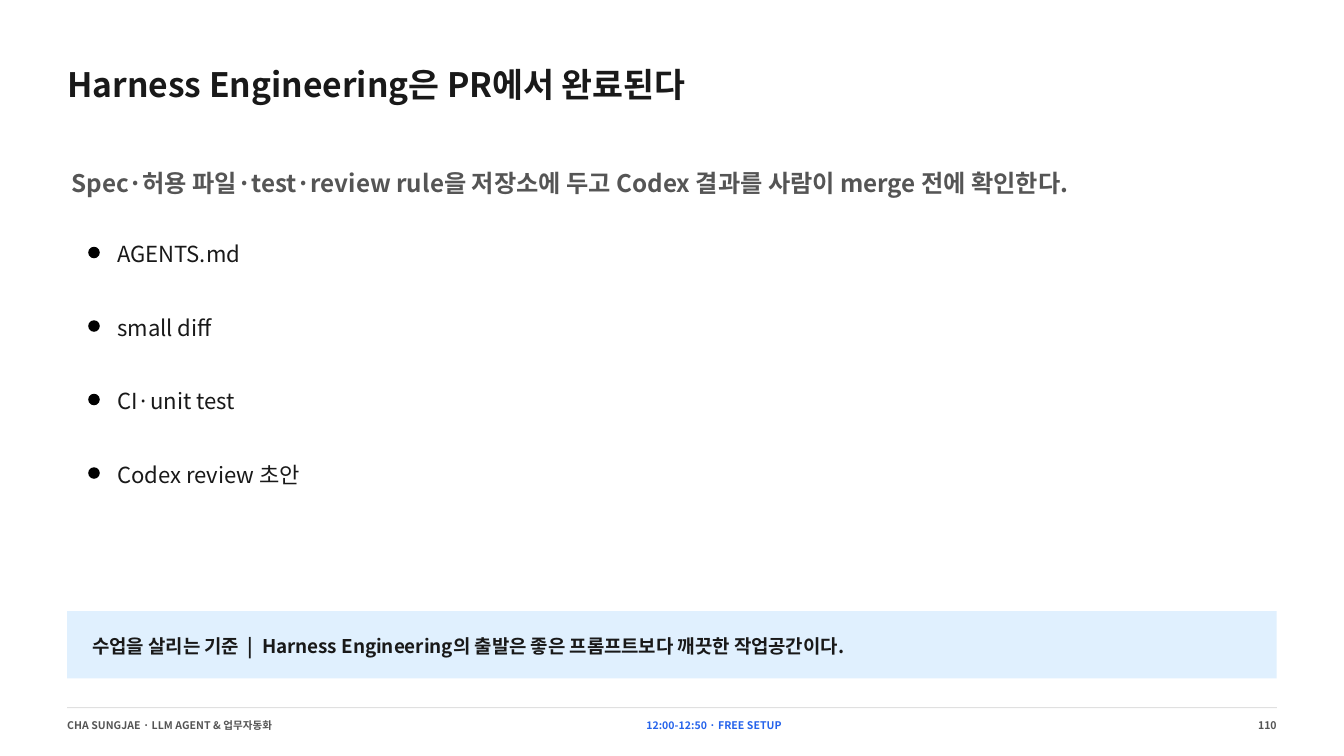
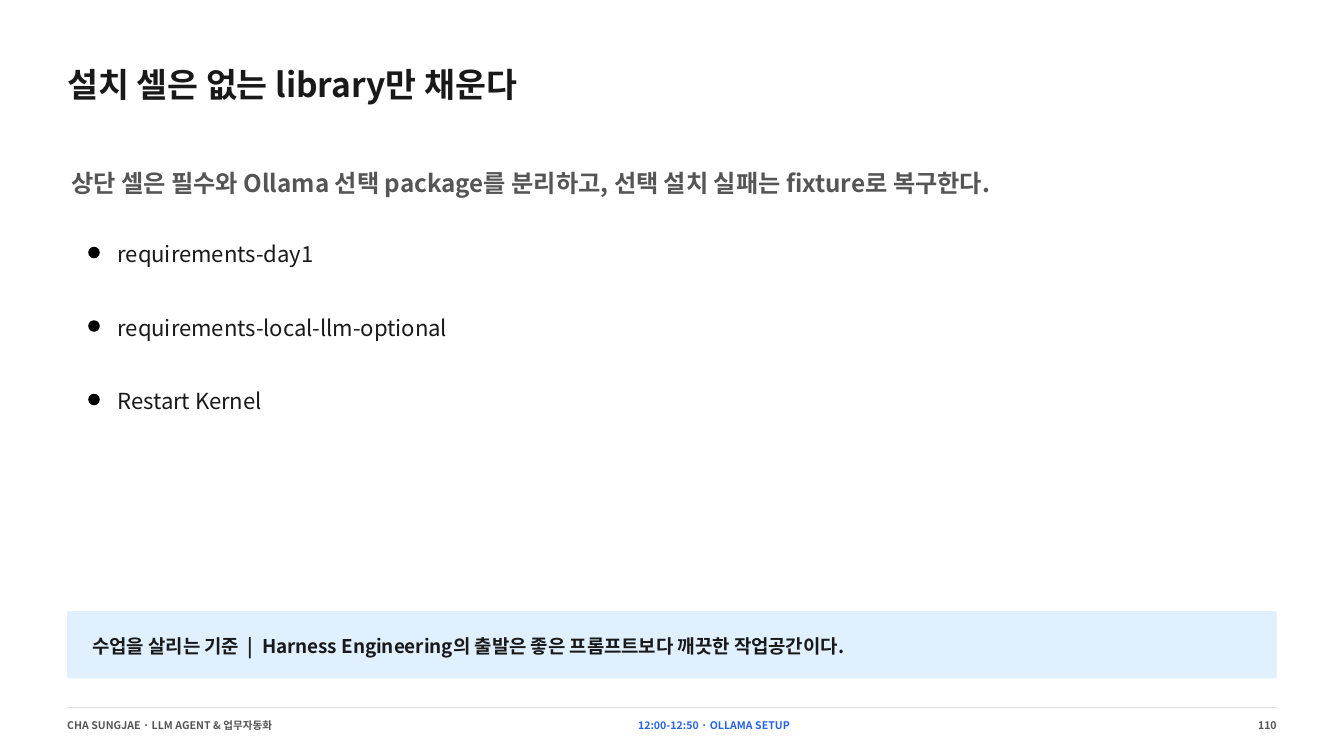
Before and after one commit to smilesjcha/llm-agent-and-workflow-automation, a slide deck: slide 110 of slides/IPA_LLM_Agent_업무자동화_Day1_2026-08-23_MUSINSA_PARTS_270p.pptx. Drawn at 1344x756 pixels with LibreOffice and Linux fonts; fonts in the diff are those of the drawing. Boxes give left, top, right and bottom in pixels: in the first picture for what was removed or moved away, otherwise in the second. Text is boxed around its words. In the diff, an @@ line names an element or a change of style, - is before the commit and + after.

```diff
--- a/slides/IPA_LLM_Agent_업무자동화_Day1_2026-08-23_MUSINSA_PARTS_270p.pptx
+++ b/slides/IPA_LLM_Agent_업무자동화_Day1_2026-08-23_MUSINSA_PARTS_270p.pptx
@@ text at bbox=[67, 68, 517, 105]: text changed @@
-Harness Engineering은 PR에서 완료된다
+설치 셀은 없는 library만 채운다
@@ text at bbox=[71, 171, 990, 198]: text changed @@
-Spec·허용 파일·test·review rule을 저장소에 두고 Codex 결과를 사람이 merge 전에 확인한다.
+상단 셀은 필수와 Ollama 선택 package를 분리하고, 선택 설치 실패는 fixture로 복구한다.
@@ text at bbox=[118, 244, 314, 267]: text changed @@
-AGENTS.md
+requirements-day1
@@ text at bbox=[118, 318, 448, 341]: text changed @@
-small diff
+requirements-local-llm-optional
@@ text at bbox=[118, 391, 262, 410]: text changed @@
-CI·unit test
+Restart Kernel
@@ ellipse removed at bbox=[89, 468, 100, 479] @@
@@ text removed at bbox=[118, 464, 300, 485] @@
-Codex review 초안
@@ text at bbox=[638, 721, 790, 729]: text changed @@
-12:00-12:50 · FREE SETUP
+12:00-12:50 · OLLAMA SETUP
```
Also in this commit, not shown: 109 other slides changed, 7 other files.
